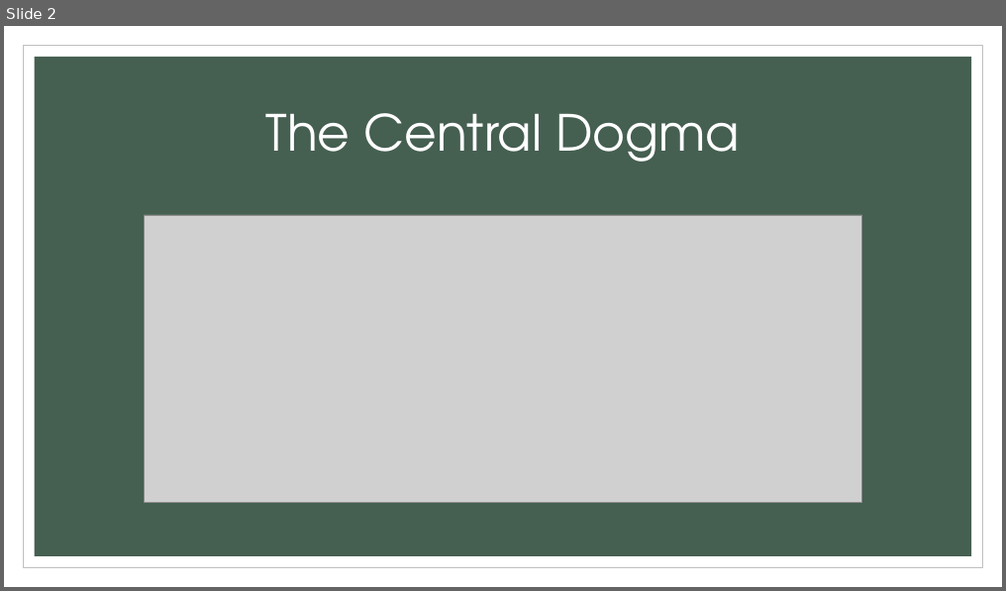
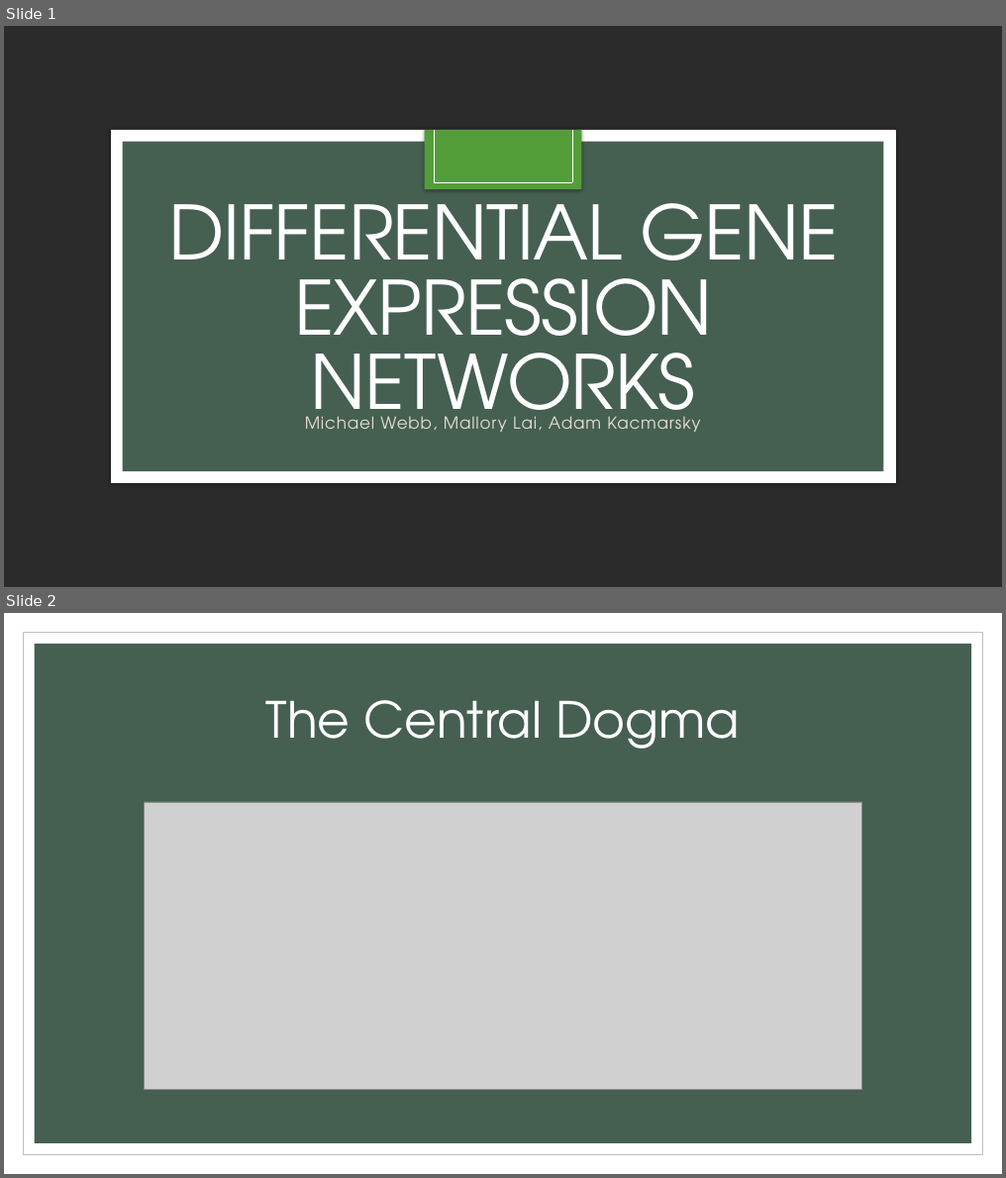
Before and after one commit to pjte/big-data, a slide deck: final_presentation.pptx. Shown one above the other, each under a label of ours: slide 2 before the commit, slides 1 and 2 after it. The pictures are 1006x591 and 1006x1178 pixels, drawn with LibreOffice and Linux fonts; fonts in the diff are those of the drawing; grey boxes stand for pictures; background and template pictures are left out; a plain dark background stands for a picture behind light text. Boxes give left, top, right and bottom in pixels: in the first picture for what was removed or moved away, otherwise in the second. Text is boxed around its words. In the diff, an @@ line names an element or a change of style, - is before the commit and + after.

```diff
--- a/final_presentation.pptx
+++ b/final_presentation.pptx
@@ slide 1 added at (4, 26, 1002, 587), background picture (left out) @@
@@ rectangle added at (111, 130, 895, 482), fill #FFFFFF, outline #FFFFFF 0.5 pt @@
@@ rectangle added at (122, 141, 884, 472), fill #455F51 @@
@@ rectangle added at (425, 130, 582, 190), fill #549E39 @@
@@ line added from (434, 130) to (434, 182), #FFFFFF 0.5 pt @@
@@ line added from (572, 130) to (572, 182), #FFFFFF 0.5 pt @@
@@ title added at (168, 182, 839, 432), 72 pt, text #FFFFFF @@
+DIFFERENTIAL GENE EXPRESSION NETWORKS
@@ line added from (434, 182) to (572, 182), #FFFFFF 0.5 pt @@
@@ subtitle added at (305, 416, 700, 432), 16 pt, text #E3DED1 @@
+Michael Webb, Mallory Lai, Adam Kacmarsky
```
Also in this commit, not shown: 6 slides changed, 1 other slide added, 3 slides removed.
